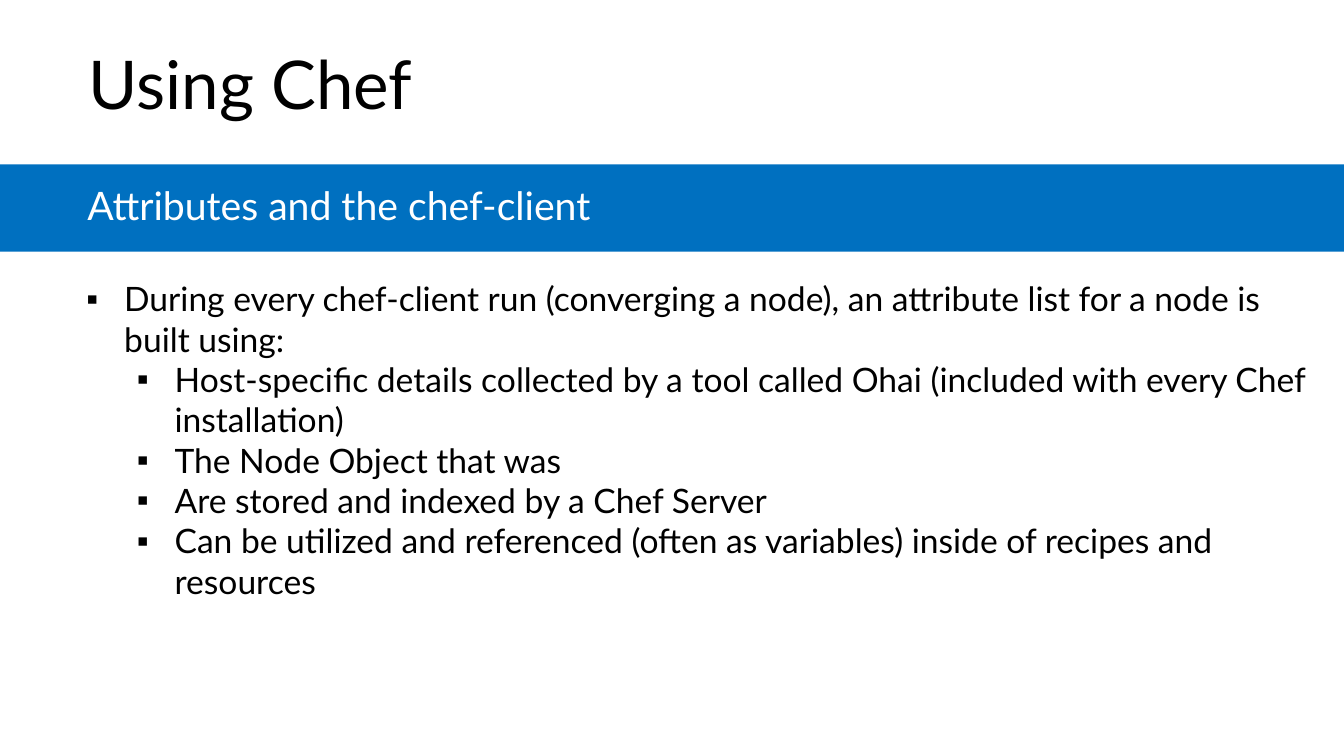
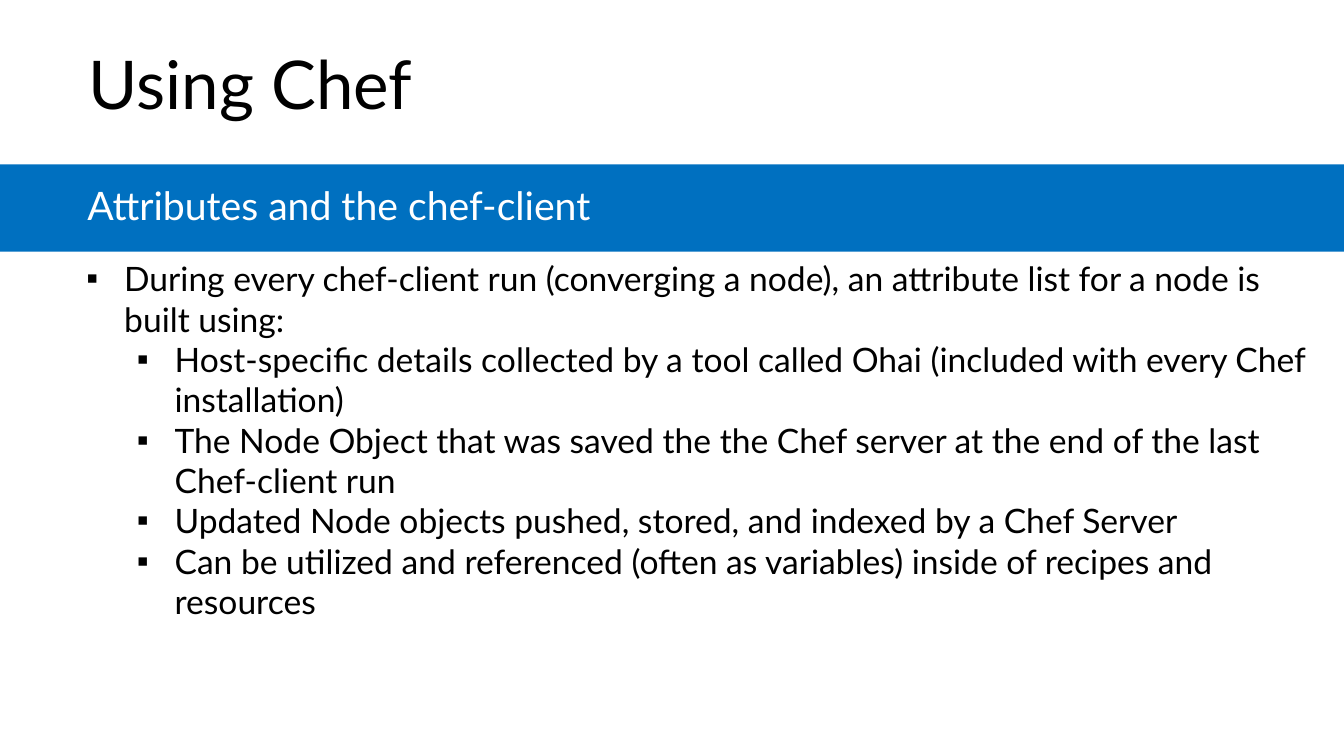
Before and after one commit to microsoft/AcademicContent, a slide deck: slide 29 of Complimentary Course Content/Module7/Lessons/Module7_Lesson3 Introduction to Chef.pptx. Drawn at 1344x756 pixels with LibreOffice and Linux fonts; fonts in the diff are those of the drawing. Boxes give left, top, right and bottom in pixels: in the first picture for what was removed or moved away, otherwise in the second. Text is boxed around its words. In the diff, an @@ line names an element or a change of style, - is before the commit and + after.

Commit message:
Module 7 Lesson 3: Added some missing detail about Chef attributes and nodes

```diff
--- a/Complimentary Course Content/Module7/Lessons/Module7_Lesson3 Introduction to Chef.pptx
+++ b/Complimentary Course Content/Module7/Lessons/Module7_Lesson3 Introduction to Chef.pptx
@@ text at <box>175,428,1259,539</box>: text changed @@
-      ▪ The Node Object that was
-      ▪ Are stored and indexed by a Chef Server
+      ▪ The Node Object that was saved the the Chef server at the end of the last Chef-client run
+      ▪ Updated Node objects pushed, stored, and indexed by a Chef Server
```
Also in this commit, not shown: 2 other slides changed.
